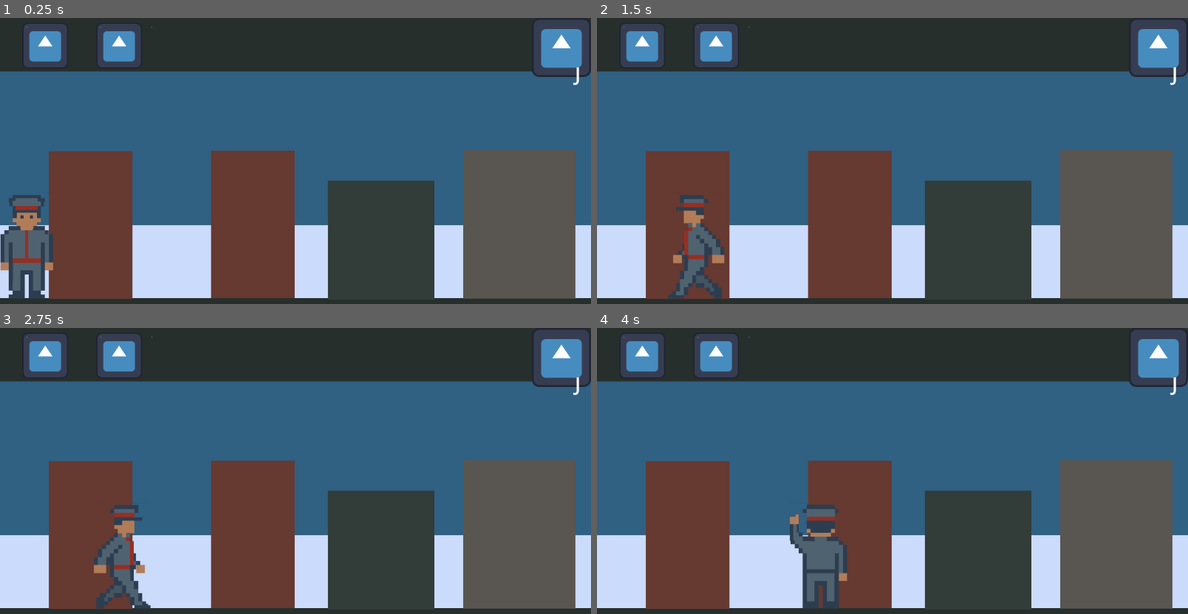
Above: before the commit, frames 1-4 (two rows, left to right).
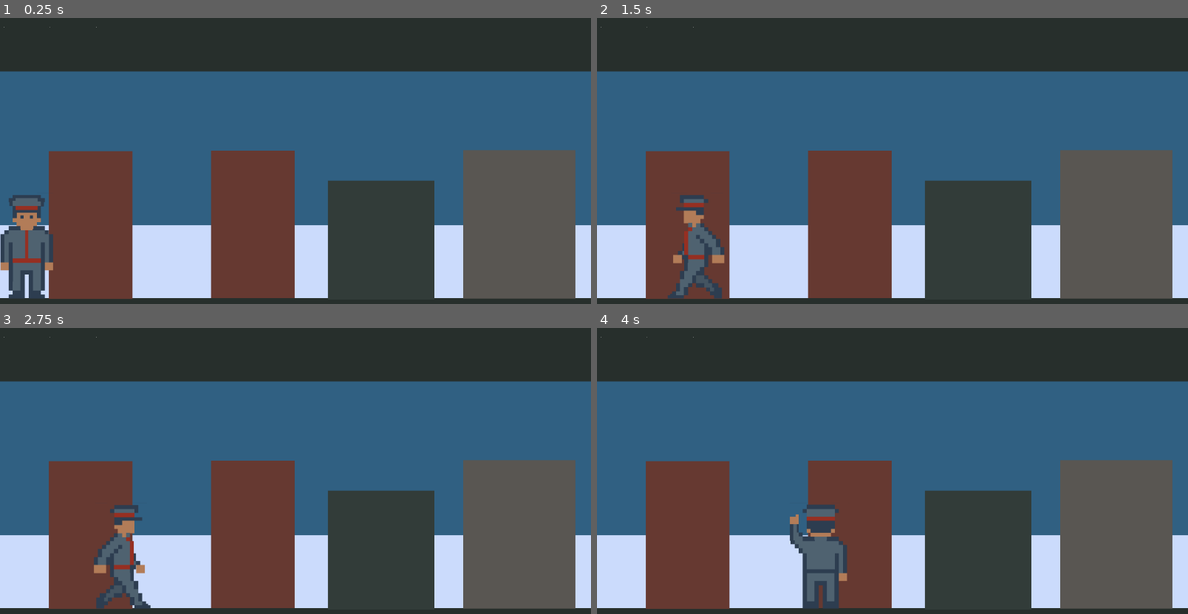
Above: after the commit, the same moments.

Repository: JoshuaWe1t/protocol-41
Game: Godot game, scene res://src/levels/sand_box/sand_box.tscn
Two runs of this game, one before a commit and one after it. Both use one fixed random seed, a clock stepped at 60 frames per second and the inputs below. The engine's default icon, where the game draws it, is replaced by a stand-in: a white triangle on a blue panel in a dark square.
Inputs:
- Up to frame 1 (0.25 s): no input
- Up to frame 2 (1.5 s): tap Enter at 0.5 s; hold D (forward) 0.53-1.28 s; tap E (interact) at 0.6 s; hold A (backward) from 1.28 s (still down); tap 1 (item1) at 1.35 s
- Up to frame 3 (2.75 s): release A (backward) at 2.03 s; hold D (forward) from 2.03 s (still down); tap E (interact) at 2.1 s
- Up to frame 4 (4 s): tap 1 (item1) at 2.85 s; release D (forward) at 3.53 s; hold A (backward) from 3.53 s (still down); tap E (interact) at 3.6 s

The runs differ from the first frame. In frame 1, 4.0% of the frame differs, in the area x 0-100%, y 0-24%; in frame 2, 4.0%; in frame 3, 4.0%; in frame 4, 4.0%.

Commit message:
chore(hud): Добавить корректировки сцены
-- Добавлено расстояние между элементами инвентаря
-- Добавлена перменная для последнего предмета

Diff:
--- a/src/ui/hud.gd
+++ b/src/ui/hud.gd
@@ -8,6 +8,7 @@
 # 2. Получаем ссылки на наши слоты (пути могут немного отличаться, проверь свои)
 @onready var slot_1 = $UIRoot/HBoxContainer/ItemSlot
 @onready var slot_2 = $UIRoot/HBoxContainer/ItemSlot2
+@onready var slot_3 = $UIRoot/HBoxContainer/ItemSlot3
 
 func _ready() -> void:
 	# 3. Вызываем функцию setup у первого слота
@@ -16,3 +17,7 @@
 
 	# Можно сразу настроить и второй слот, дав ему другой предмет и 5 зарядов
 	slot_2.setup(ITEM_MEDKIT_TEXTURE, 5)
+
+
+func get_iteam_data() -> void:
+	pass
--- a/src/ui/hud.tscn
+++ b/src/ui/hud.tscn
@@ -22,24 +22,19 @@
 offset_top = 10.0
 offset_right = 561.0
 offset_bottom = 110.0
-theme_override_constants/separation = 60
+theme_override_constants/separation = 100
 
 [node name="ItemSlot" parent="UIRoot/HBoxContainer" instance=ExtResource("1_snmo6")]
 layout_mode = 2
-expand_mode = 2
-stretch_mode = 5
 
 [node name="ItemSlot2" parent="UIRoot/HBoxContainer" instance=ExtResource("1_snmo6")]
 layout_mode = 2
-expand_mode = 2
-stretch_mode = 5
 
 [node name="ItemSlot3" parent="UIRoot/HBoxContainer" instance=ExtResource("1_snmo6")]
 layout_mode = 2
-expand_mode = 2
-stretch_mode = 5
 
 [node name="TextureRect" type="TextureRect" parent="UIRoot"]
+visible = false
 layout_mode = 1
 anchors_preset = 1
 anchor_left = 1.0
